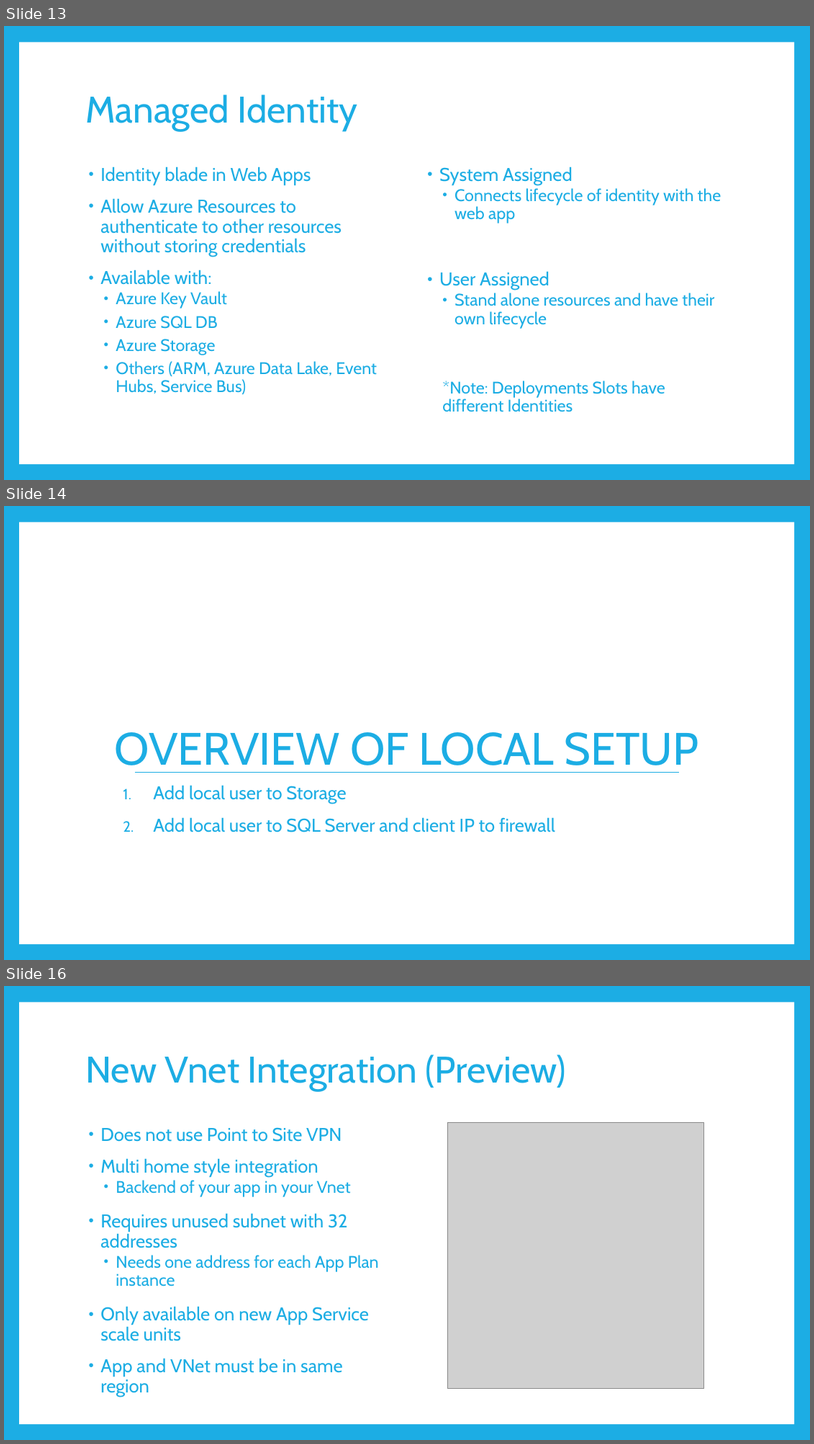
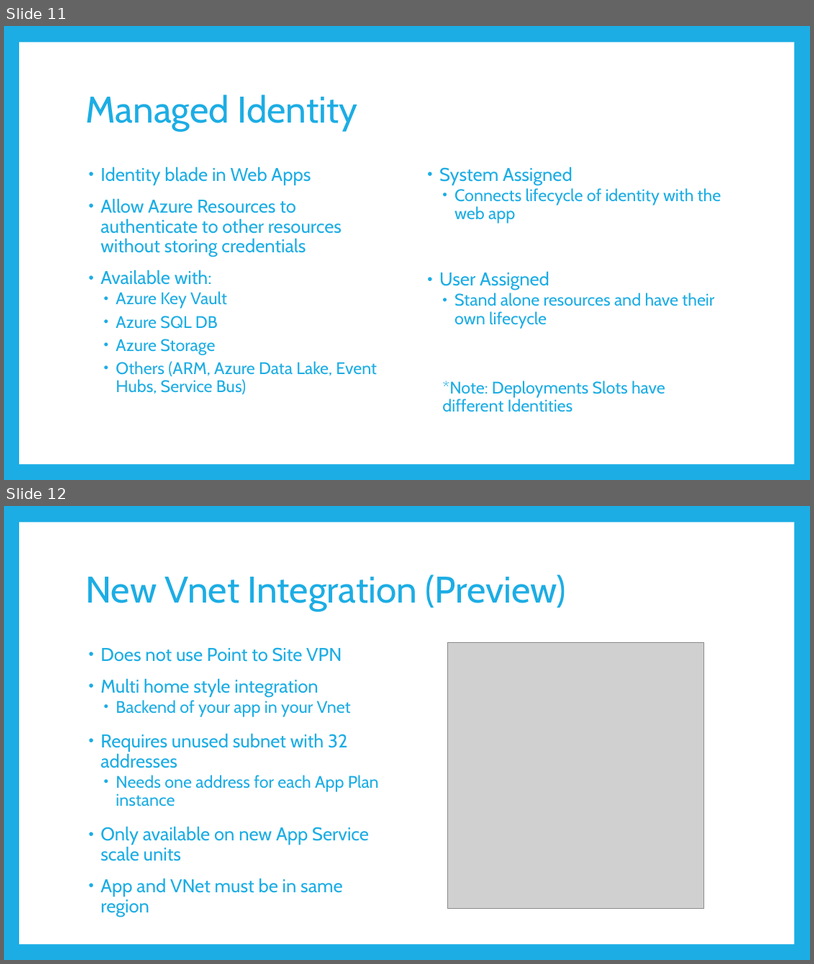
Before and after one commit to JasonHaley/SecuringWebAppsLab, a slide deck: presentation/GAB-AzureWebApps2019.pptx. Shown one above the other, each under a label of ours: slides 13, 14 and 16 before the commit, slides 11 and 12 after it; the slides between them are not shown. The pictures are 814x1444 and 814x964 pixels, drawn with LibreOffice and Linux fonts; fonts in the diff are those of the drawing; grey boxes stand for pictures. Boxes give left, top, right and bottom in pixels: in the first picture for what was removed or moved away, otherwise in the second. Text is boxed around its words. In the diff, an @@ line names an element or a change of style, - is before the commit and + after.

```diff
--- a/presentation/GAB-AzureWebApps2019.pptx
+++ b/presentation/GAB-AzureWebApps2019.pptx
@@ slide 14 removed at [4,506,810,960], background #1CADE4; not listed: 1 template element that a slide beside it also shows @@
@@ title removed at [114,732,699,772] @@
-OVERVIEW OF LOCAL SETUP
@@ line removed from (135, 772) to (680, 772) @@
@@ text removed at [153,785,556,832] @@
-1. Add local user to Storage
-2. Add local user to SQL Server and client IP to firewall
@@ what was slide 13 is now slide 11 @@
@@ what was slide 16 is now slide 12 @@
```
Also in this commit, not shown: 6 other slides removed.
